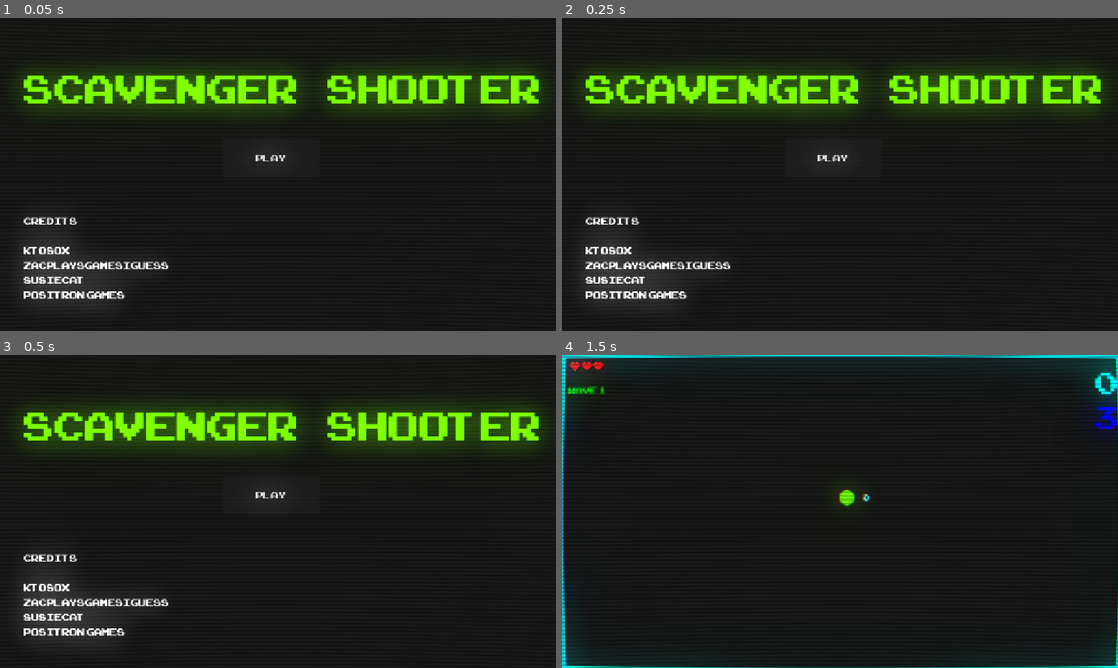
Above: before the commit, frames 1-4 (two rows, left to right).
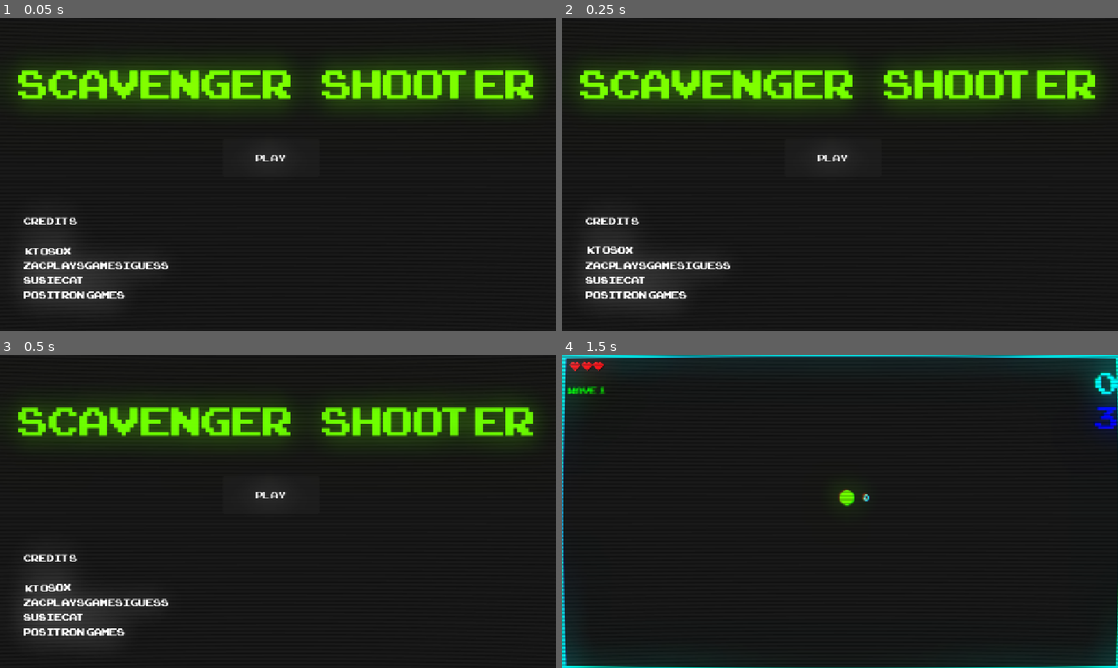
Above: after the commit, the same moments.

Repository: ktosox/GWJ80
Game: Godot game, scene res://level/home.tscn
Two runs of this game, one before a commit and one after it. Both use one fixed random seed, a clock stepped at 60 frames per second and the inputs below.
Inputs (mouse positions are in pixels of both pictures, inside the frame that each line leads up to):
- Up to frame 1 (0.05 s): no input
- Up to frame 2 (0.25 s): no input
- Up to frame 3 (0.5 s): no input
- Up to frame 4 (1.5 s): click "Play" at 0.5 s; tap Enter (tutorial_exit) at 1.25 s; move the mouse to (962, 495) at 1.27 s; press the mouse at (962, 495) at 1.28 s; hold D (right) from 1.28 s (still down)

The runs differ from the first frame. In frame 1, 6.6% of the frame differs, in the area x 3-97%, y 16-76%; in frame 2, 6.6%; in frame 3, 6.6%; in frame 4, nothing differs.

Commit message:
made home scene look a bit cooler

Diff:
--- a/Game/level/home.tscn
+++ b/Game/level/home.tscn
@@ -45,10 +45,10 @@
 anchors_preset = 5
 anchor_left = 0.5
 anchor_right = 0.5
-offset_left = 54.0
-offset_top = 100.0
-offset_right = 1270.0
-offset_bottom = 231.0
+offset_left = 41.0
+offset_top = 89.0
+offset_right = 1280.0
+offset_bottom = 220.0
 grow_horizontal = 2
 theme_override_colors/table_border = Color(0.4, 1, 0, 1)
 theme_override_colors/table_even_row_bg = Color(0.4, 1, 0, 1)
@@ -62,7 +62,9 @@
 theme_override_font_sizes/italics_font_size = 32
 theme_override_font_sizes/mono_font_size = 32
 theme_override_font_sizes/normal_font_size = 128
-text = "Scavenger    Shooter"
+bbcode_enabled = true
+text = "[pulse freq=0.7 color=#ffffff40 ease=-2.0]Scavenger    Shooter[/pulse]"
+scroll_active = false
 
 [node name="credits" type="RichTextLabel" parent="."]
 anchors_preset = 5
@@ -79,12 +81,14 @@
 theme_override_font_sizes/italics_font_size = 32
 theme_override_font_sizes/mono_font_size = 32
 theme_override_font_sizes/normal_font_size = 32
+bbcode_enabled = true
 text = "Credits
 
-Ktosox
+[wave amp=20.0 freq=16.0 connected=1] Ktosox[/wave]
 zacPlaysGamesIGuess
 SusieCat
-Positron Games"
+Positron Games
+"
 
 [node name="play_btn" type="Button" parent="."]
 offset_left = 513.0
--- a/Game/project.godot
+++ b/Game/project.godot
@@ -97,4 +97,4 @@
 
 renderer/rendering_method="gl_compatibility"
 renderer/rendering_method.mobile="gl_compatibility"
-environment/defaults/default_clear_color=Color(0.241156, 0.241156, 0.241156, 1)
+environment/defaults/default_clear_color=Color(0.0784314, 0.0784314, 0.0784314, 1)
